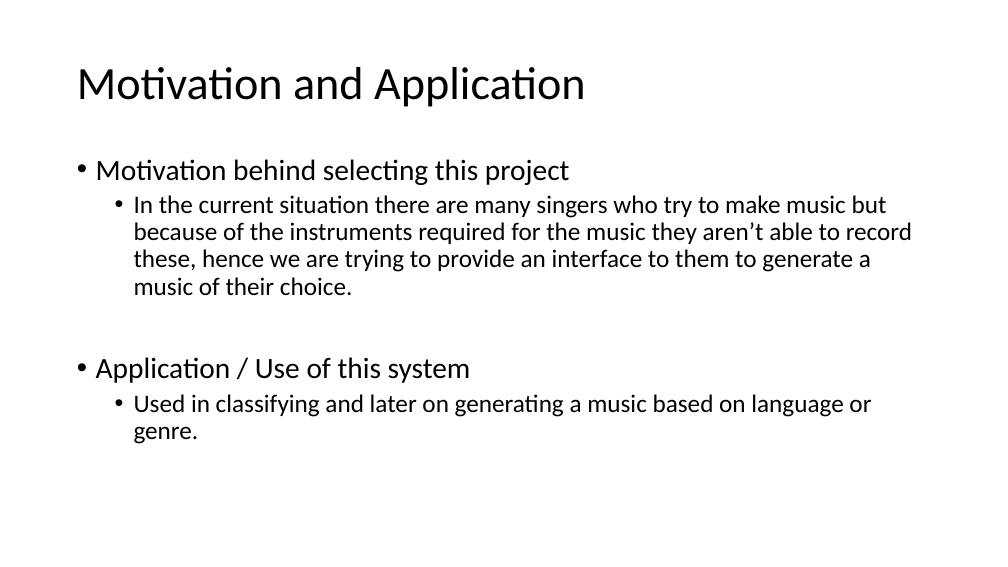
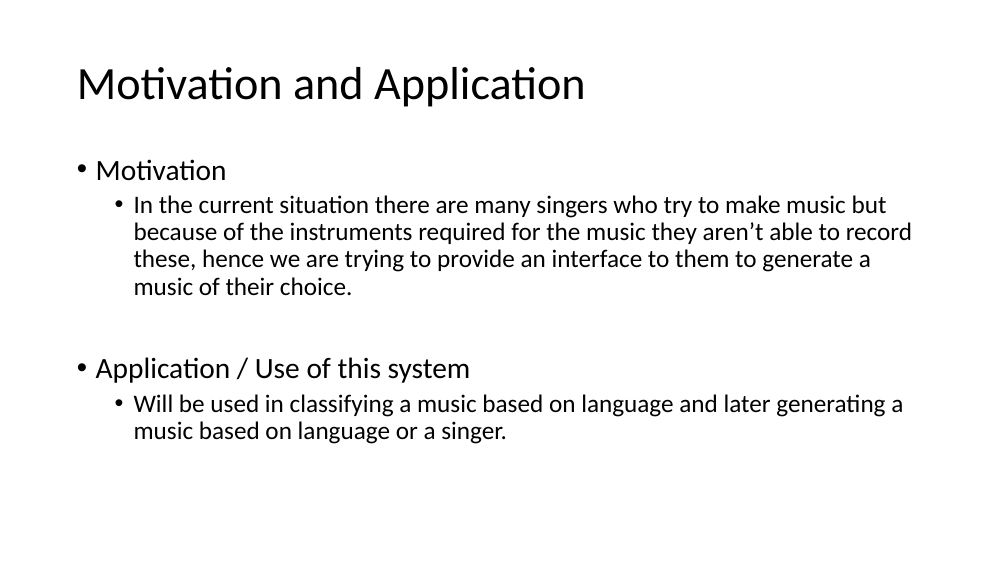
Before and after one commit to alvynabranches/trimester4, a slide deck: slide 4 of 3_Mini_Project/MiniProject_Synopsis.pptx. Drawn at 1008x567 pixels with LibreOffice and Linux fonts; fonts in the diff are those of the drawing. Boxes give left, top, right and bottom in pixels: in the first picture for what was removed or moved away, otherwise in the second. Text is boxed around its words. In the diff, an @@ line names an element or a change of style, - is before the commit and + after.

```diff
--- a/3_Mini_Project/MiniProject_Synopsis.pptx
+++ b/3_Mini_Project/MiniProject_Synopsis.pptx
@@ text at [96, 159, 227, 181]: text changed @@
-• Motivation behind selecting this project
+• Motivation
@@ text at [134, 394, 903, 444]: text changed @@
-  • Used in classifying and later on generating a music based on language or genre.
+  • Will be used in classifying a music based on language and later generating a music based on language or a singer.
```
Also in this commit, not shown: 7 other slides changed, 6 other files.
